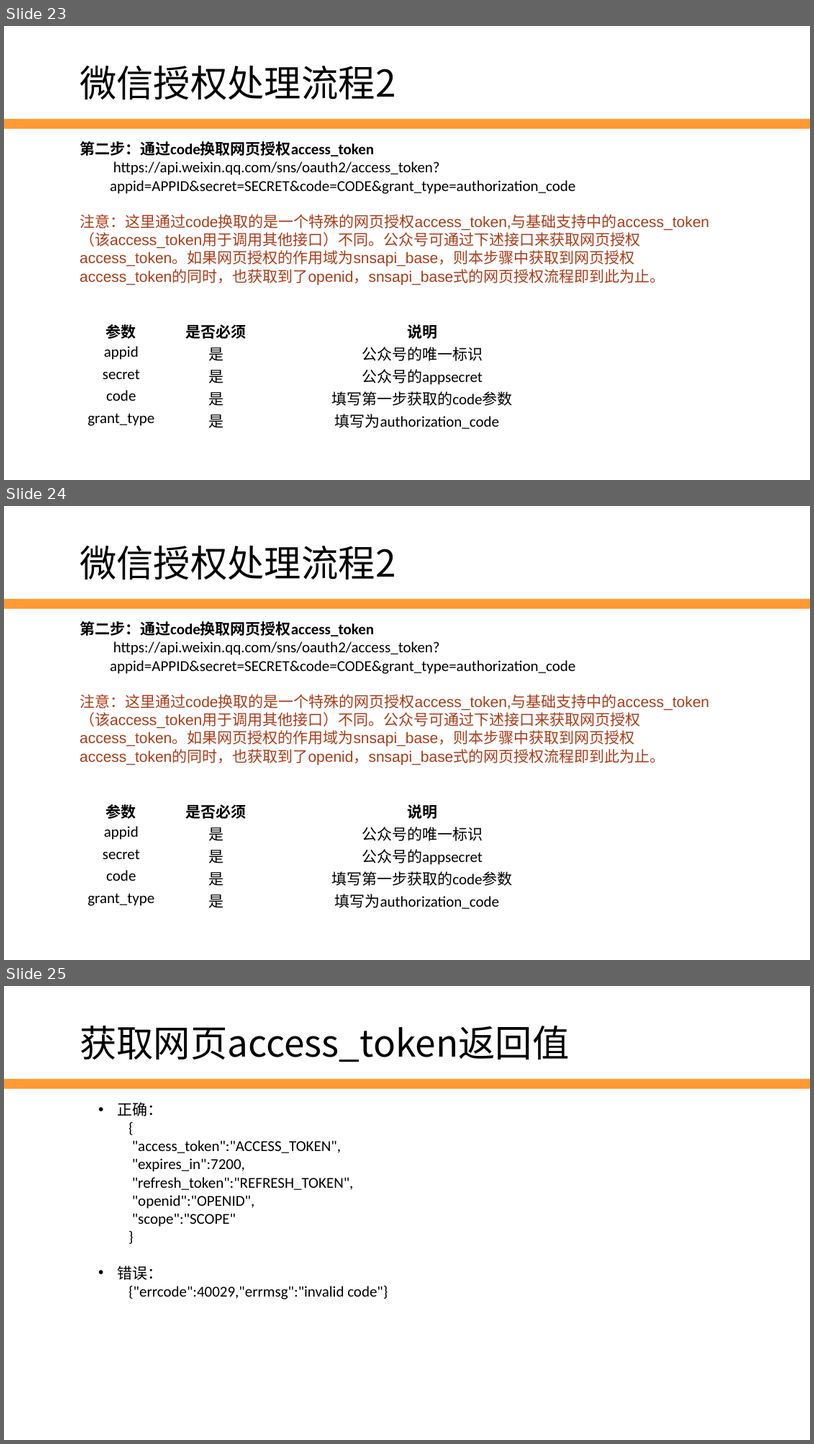
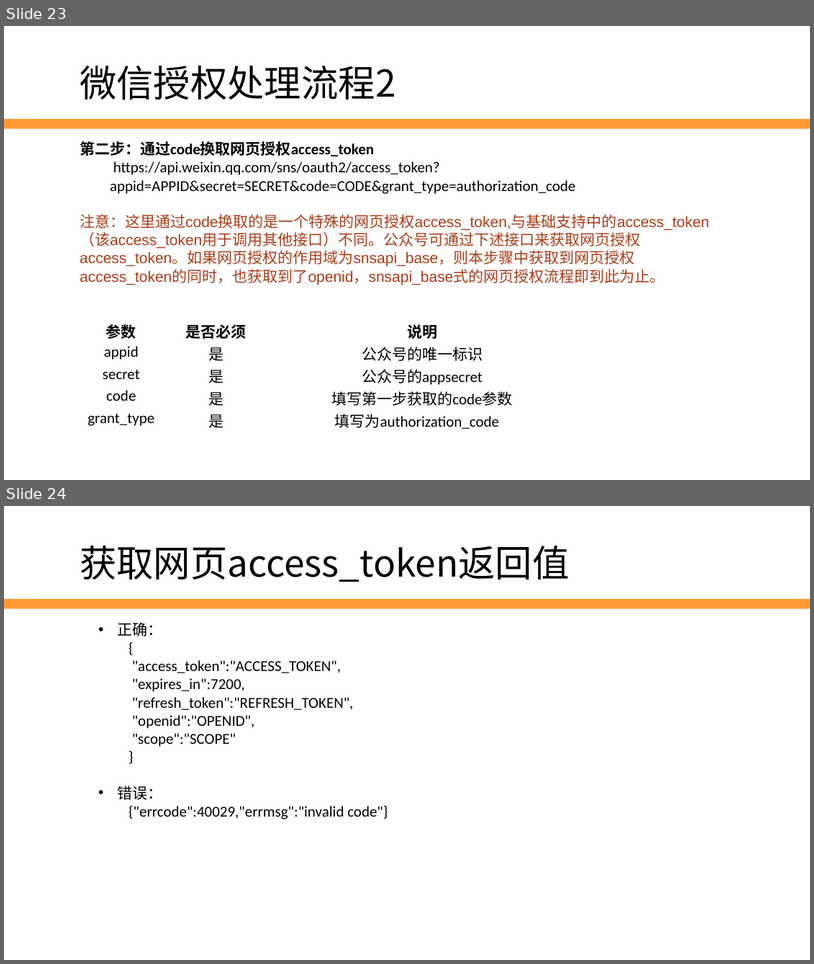
Before and after one commit to edu2act/2017-2018_1st_Wechat_Web_Programming, a slide deck: meterials/slides/ch11-wxpay-and-oauth.pptx. Shown one above the other, each under a label of ours: slides 23, 24 and 25 before the commit, slides 23 and 24 after it. The pictures are 814x1444 and 814x964 pixels, drawn with LibreOffice and Linux fonts; fonts in the diff are those of the drawing; background and template pictures are left out. Boxes give left, top, right and bottom in pixels: in the first picture for what was removed or moved away, otherwise in the second. Text is boxed around its words. In the diff, an @@ line names an element or a change of style, - is before the commit and + after.

```diff
--- a/meterials/slides/ch11-wxpay-and-oauth.pptx
+++ b/meterials/slides/ch11-wxpay-and-oauth.pptx
@@ slide 24 removed at bbox=[4, 506, 810, 960], background #FFFFFF; not listed: 1 template element that a slide beside it also shows @@
@@ text removed at bbox=[80, 546, 396, 580] @@
-微信授权处理流程2
@@ text removed at bbox=[80, 621, 710, 764] @@
-第二步：通过code换取网页授权access_token
-  https://api.weixin.qq.com/sns/oauth2/access_token?appid=APPID&secret=SECRET&code=CODE&grant_type=authorization_code
-注意：这里通过code换取的是一个特殊的网页授权access_token,与基础支持中的access_token（该access_token用于调用其他接口）不同。公众号可通过下述接口来获取网页授权access_token。如果网页授权的作用域为snsapi_base，则本步骤中获取到网页授权access_token的同时，也获取到了openid，snsapi_base式的网页授权流程即到此为止。
@@ table removed at bbox=[74, 798, 581, 911], 5 rows, 3 columns @@
-参数 | 是否必须 | 说明
-appid | 是 | 公众号的唯一标识
-secret | 是 | 公众号的appsecret
-code | 是 | 填写第一步获取的code参数
-grant_type | 是 | 填写为authorization_code
@@ what was slide 25 is now slide 24 @@
```
Also in this commit, not shown: 1 other file.
